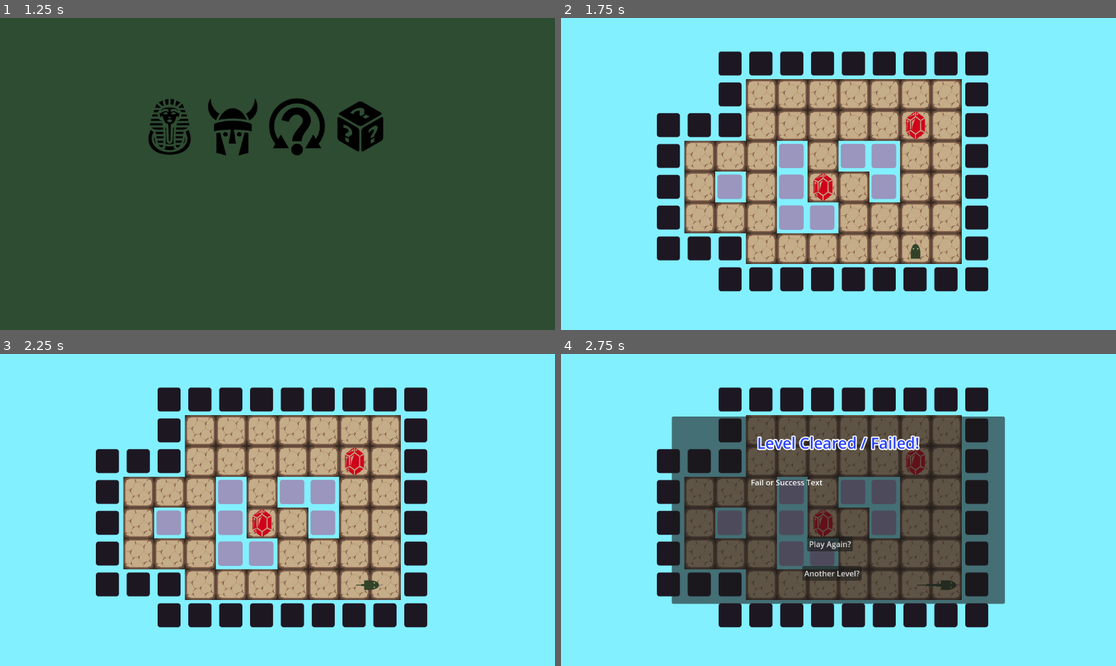
Above: before the commit, frames 1-4 (two rows, left to right).
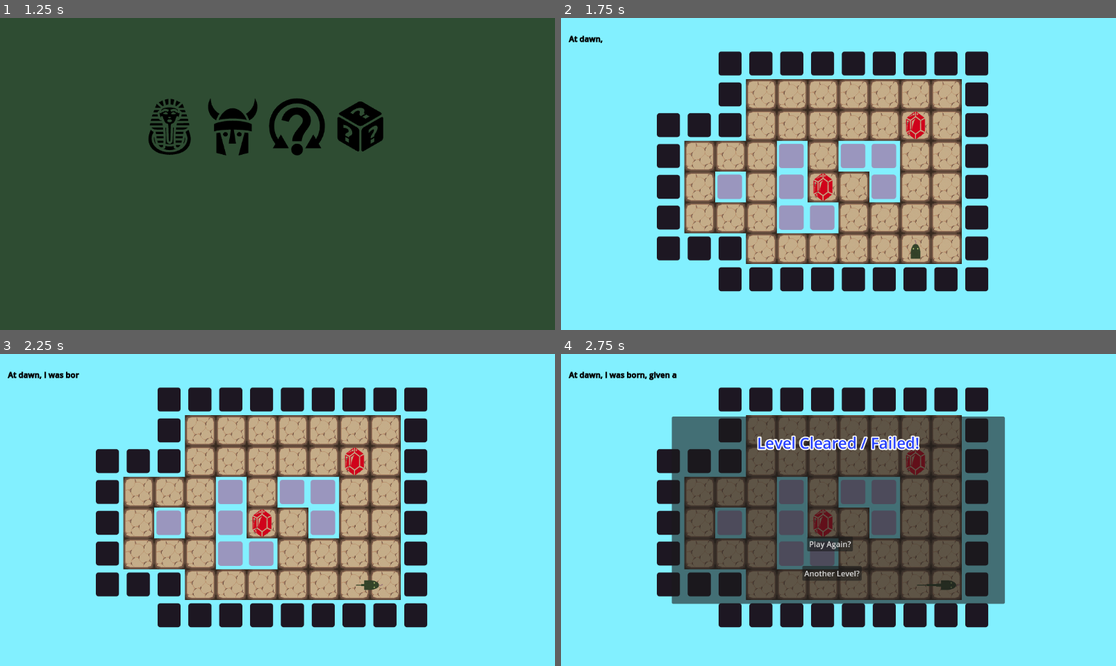
Above: after the commit, the same moments.

Repository: iguessfive/GMTK-Game-Jam
Game: Godot game, scene res://ui/start_screen.tscn
Two runs of this game, one before a commit and one after it. Both use one fixed random seed, a clock stepped at 60 frames per second and the inputs below. Sound files missing from this copy of the repository are replaced by a short silence.
Inputs (mouse positions are in pixels of both pictures, inside the frame that each line leads up to):
- Up to frame 1 (1.25 s): click "Play" at 0.5 s
- Up to frame 2 (1.75 s): click (733, 127) at 1.25 s
- Up to frame 3 (2.25 s): tap Enter at 2 s; hold D (move_right) from 2.03 s (still down); hold Space (throw) from 2.03 s (still down)
- Up to frame 4 (2.75 s): keep holding D (move_right); keep holding Space (throw)

Frame 1 is identical in both runs. In frame 2, less than 0.1% of the frame differs, in the area x 1-8%, y 5-9%; in frame 3, 0.2%; in frame 4, 0.4%, in the area x 1-48%, y 5-43%.

Commit message:
feat: added dialogue feature to add level context

Diff:
--- a/gameplay/ancient_egypt_demo.tscn
+++ b/gameplay/ancient_egypt_demo.tscn
@@ -1,8 +1,9 @@
-[gd_scene load_steps=4 format=3 uid="uid://b7om10vhhj4rl"]
+[gd_scene load_steps=5 format=3 uid="uid://b7om10vhhj4rl"]
 
 [ext_resource type="PackedScene" uid="uid://bomryssos12v2" path="res://gameplay/snake.tscn" id="1_h0s8t"]
 [ext_resource type="PackedScene" uid="uid://ba870ecmck1yx" path="res://gameplay/level_example.tscn" id="2_y1cqu"]
 [ext_resource type="PackedScene" uid="uid://bs70d2cpeeq0w" path="res://ui/menu.tscn" id="3_stmoa"]
+[ext_resource type="Script" uid="uid://dee1xxugnplcm" path="res://ui/dialogue_box.gd" id="4_5ltew"]
 
 [node name="AncientEgyptDemo" type="Node2D"]
 
@@ -18,6 +19,16 @@
 
 [node name="Menu" parent="." instance=ExtResource("3_stmoa")]
 
+[node name="DialogueBox" type="RichTextLabel" parent="Menu"]
+modulate = Color(0, 0, 0, 1)
+offset_left = 16.0
+offset_top = 32.0
+offset_right = 304.0
+offset_bottom = 160.0
+script = ExtResource("4_5ltew")
+start_text = "At dawn, I was born, given a task to bridge a path that has no end, for once dawn sets to dusk, it shall rise again. "
+metadata/_custom_type_script = "uid://dee1xxugnplcm"
+
 [editable path="Snake"]
 [editable path="LevelExample"]
 [editable path="LevelExample/CollectibleManager/Collectibles"]
--- a/gameplay/level_layer.gd
+++ b/gameplay/level_layer.gd
@@ -62,6 +62,8 @@
 		var level_end = menu.get_child(1)  # assuming LevelEnd is the second child
 		level_end.visible = true  # show end menu
 		level_end.play_again_button.pressed.connect(restart)
+		level_end.has_successfully_completed_level = has_won
+		level_end.dialogue_box.show_dialogue.emit()
 		print_debug("End menu shown")
 
 func cleared_challenge() -> bool:
--- /dev/null
+++ b/ui/dialogue_box.gd
@@ -0,0 +1,38 @@
+@icon("res://assets/icons/speech.png")
+class_name DialogueBox extends RichTextLabel
+
+@warning_ignore("unused_signal")
+signal show_dialogue
+
+@export var is_level_entry_dialogue = true
+@export_range(1.0, 25.0) var rate := 20.0 # words for every second
+
+@export_category("Dialogues")
+@export_multiline var start_text: String
+@export_multiline var failed_text: String
+@export_multiline var succeeded_text: String
+
+# there will be dialogue on level scene for a breif moment, then disapper
+
+# when level ends, if the player has completed the level, show the success text otherwise show the failure text
+
+func _ready() -> void:
+	visible_ratio = 0.0
+
+	if is_level_entry_dialogue:
+		animate_dialogue(start_text) # test case
+
+func animate_dialogue(dialogue: String) -> void:
+	show()
+	visible_ratio = 0.0
+	bbcode_enabled = true
+	text = "[b]" + dialogue + "[/b]"
+
+	var tween = create_tween()
+	var duration := dialogue.length() / rate
+	tween.tween_property(self, "visible_ratio", 1.0, duration)
+	tween.finished.connect(_on_tween_finished)
+
+func _on_tween_finished() -> void:
+	if is_level_entry_dialogue:
+		get_tree().create_timer(1.0).timeout.connect(hide)
--- a/ui/level_end.gd
+++ b/ui/level_end.gd
@@ -1,7 +1,15 @@
 extends Control
 
-var has_successfully_completed := false
+var has_successfully_completed_level := false
+
 @onready var play_again_button: Button = $PlayAgainButton
+@onready var dialogue_box: RichTextLabel = $DialogueBox
 
 func _on_level_selector_button_pressed() -> void:
 	get_tree().change_scene_to_file(FilePath.LEVEL_SELECTOR)
+
+func _on_dialogue_box_show_dialogue() -> void:
+	if has_successfully_completed_level:
+		dialogue_box.animate_dialogue(dialogue_box.succeeded_text)
+	else:
+		dialogue_box.animate_dialogue(dialogue_box.failed_text)
--- a/ui/level_end.tscn
+++ b/ui/level_end.tscn
@@ -1,6 +1,7 @@
-[gd_scene load_steps=3 format=3 uid="uid://t6i3xvf8x24f"]
+[gd_scene load_steps=4 format=3 uid="uid://t6i3xvf8x24f"]
 
 [ext_resource type="Script" uid="uid://dtwnjmgfc535n" path="res://ui/level_end.gd" id="1_32sc8"]
+[ext_resource type="Script" uid="uid://dee1xxugnplcm" path="res://ui/dialogue_box.gd" id="2_vkghd"]
 
 [sub_resource type="LabelSettings" id="LabelSettings_blinr"]
 font_size = 32
@@ -24,7 +25,7 @@
 grow_horizontal = 2
 grow_vertical = 2
 
-[node name="Label" type="Label" parent="."]
+[node name="ResultLabel" type="Label" parent="."]
 layout_mode = 1
 anchors_preset = -1
 anchor_left = 0.256221
@@ -38,15 +39,20 @@
 vertical_alignment = 1
 metadata/_edit_use_anchors_ = true
 
-[node name="RichTextLabel" type="RichTextLabel" parent="."]
+[node name="DialogueBox" type="RichTextLabel" parent="."]
 layout_mode = 1
 anchors_preset = -1
 anchor_left = 0.237269
 anchor_top = 0.321502
 anchor_right = 0.769676
 anchor_bottom = 0.439815
+bbcode_enabled = true
 text = "Fail or Success Text"
 fit_content = true
+script = ExtResource("2_vkghd")
+start_text = "
+"
+succeeded_text = " Now it is done, the path forged and as things end they can start again."
 metadata/_edit_use_anchors_ = true
 
 [node name="LevelSelectorButton" type="Button" parent="."]
@@ -69,4 +75,5 @@
 text = "Play Again?"
 metadata/_edit_use_anchors_ = true
 
+[connection signal="show_dialogue" from="DialogueBox" to="." method="_on_dialogue_box_show_dialogue"]
 [connection signal="pressed" from="LevelSelectorButton" to="." method="_on_level_selector_button_pressed"]
Binary file added: assets/icons/speech.png
Not shown, added: assets/icons/speech.png.import
Not shown, added: ui/dialogue_box.gd.uid
